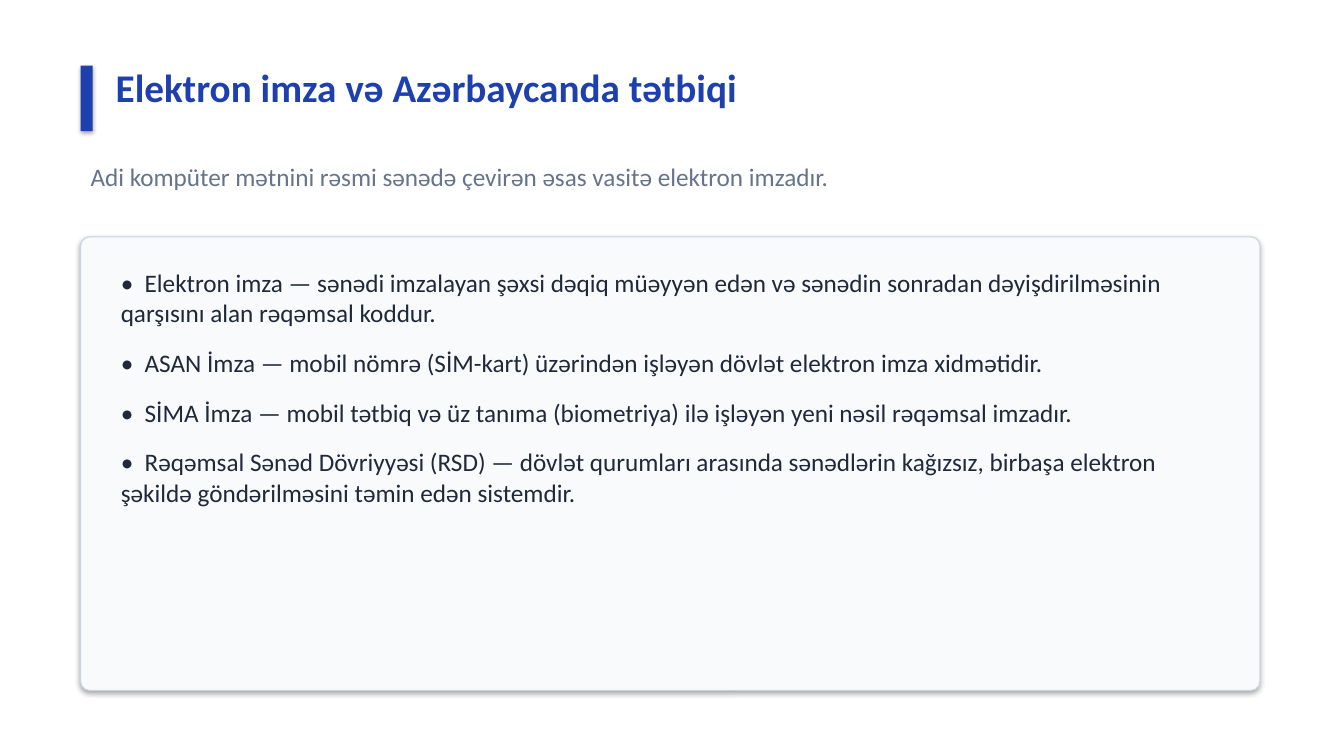
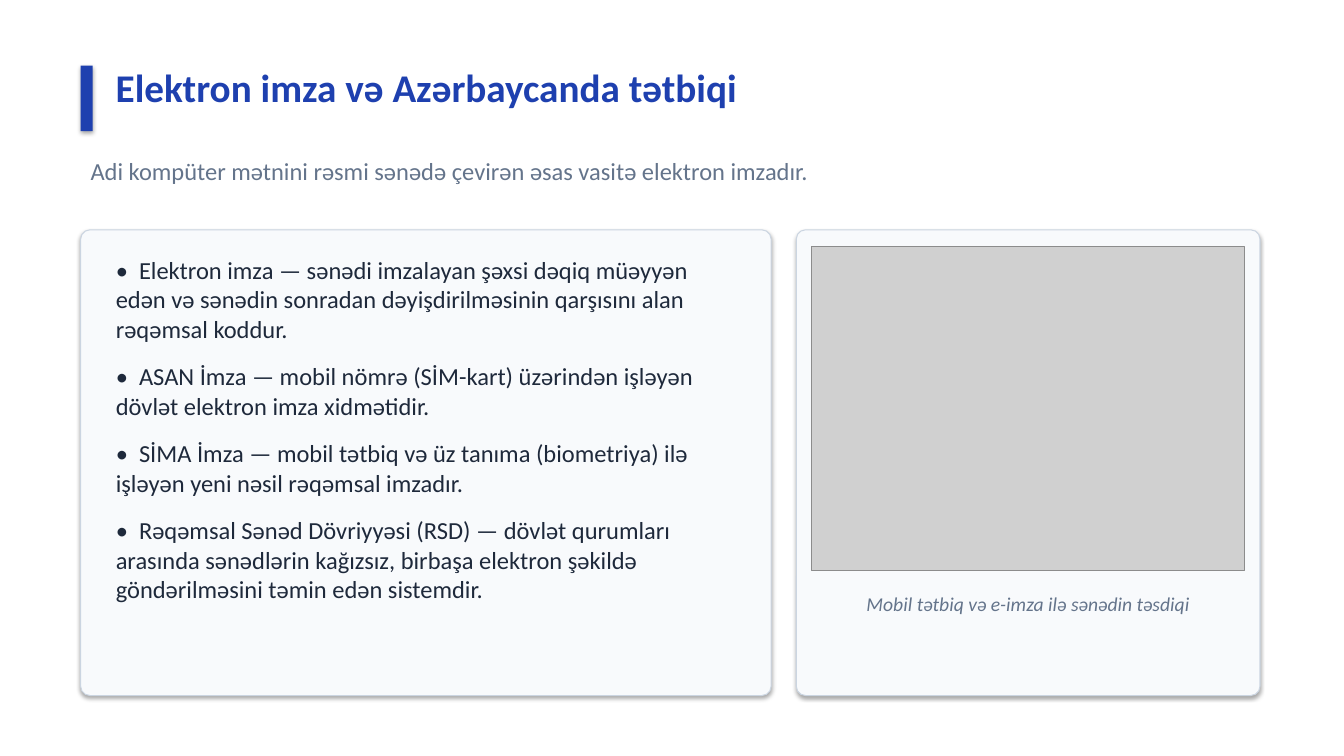
Before and after one commit to elcann7/aztu, a slide deck: slide 7 of Elcan_Seferli_6326A2_Serbest_Is.pptx. Drawn at 1344x756 pixels with LibreOffice and Linux fonts; fonts in the diff are those of the drawing; grey boxes stand for pictures. Boxes give left, top, right and bottom in pixels: in the first picture for what was removed or moved away, otherwise in the second. Text is boxed around its words. In the diff, an @@ line names an element or a change of style, - is before the commit and + after.

Commit message:
feat(pptx): add natural AI photos and visual diagrams to slides 2, 5, 7, 8, 9

```diff
--- a/Elcan_Seferli_6326A2_Serbest_Is.pptx
+++ b/Elcan_Seferli_6326A2_Serbest_Is.pptx
@@ text "Adi kompüter mətnini rəsmi sənədə ..." at (91,163,808,184): size 18 to 17.5 pt @@
@@ rounded rectangle: place and size @@
-rounded rectangle at (81,237,1260,691)
+rounded rectangle at (81,230,771,696)
@@ rounded rectangle added at (797,230,1260,696), fill #F8FAFC, outline #CBD5E1 0.75 pt @@
@@ text "• Elektron imza — sənədi ...": place and size @@
-text "• Elektron imza — sənədi ..." at (121,274,1160,507)
+text "• Elektron imza — sənədi ..." at (116,262,693,603)
@@ text "• Elektron imza — sənədi ..." at (116,262,693,603): size 18 to 17.5 pt; less space between paragraphs @@
@@ picture added at (812,247,1245,571) @@
@@ text added at (866,597,1190,614), 14 pt, text #64748B, italic @@
+Mobil tətbiq və e-imza ilə sənədin təsdiqi
```
Also in this commit, not shown: 6 other slides changed, 1 other file.
